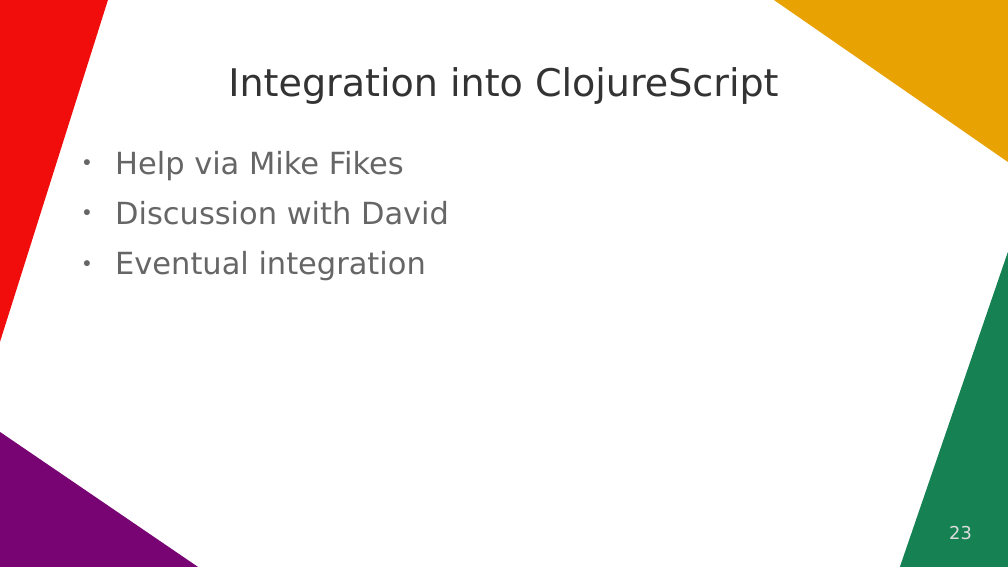
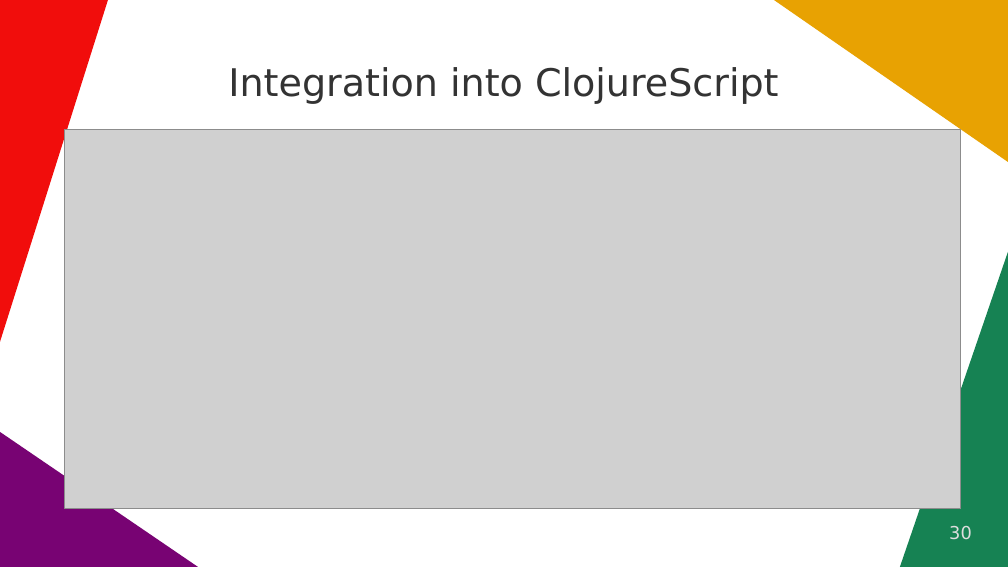
Before and after one commit to quoll/cljs-math, a slide deck: slide 30 of docs/ClojureDays2022.odp (slide 23 before the commit). Drawn at 1008x567 pixels with LibreOffice and Linux fonts; fonts in the diff are those of the drawing; grey boxes stand for pictures. Boxes give left, top, right and bottom in pixels: in the first picture for what was removed or moved away, otherwise in the second. Text is boxed around its words. In the diff, an @@ line names an element or a change of style, - is before the commit and + after.

```diff
--- a/docs/ClojureDays2022.odp
+++ b/docs/ClojureDays2022.odp
@@ picture added at box(65, 130, 961, 509) @@
@@ text removed at box(115, 151, 449, 280) @@
-● Help via Mike Fikes
-● Discussion with David
-● Eventual integration
@@ page number at box(949, 526, 972, 540): text changed @@
-23
+30
```
Also in this commit, not shown: 6 other slides changed, 12 slides added, 1 slide removed.
